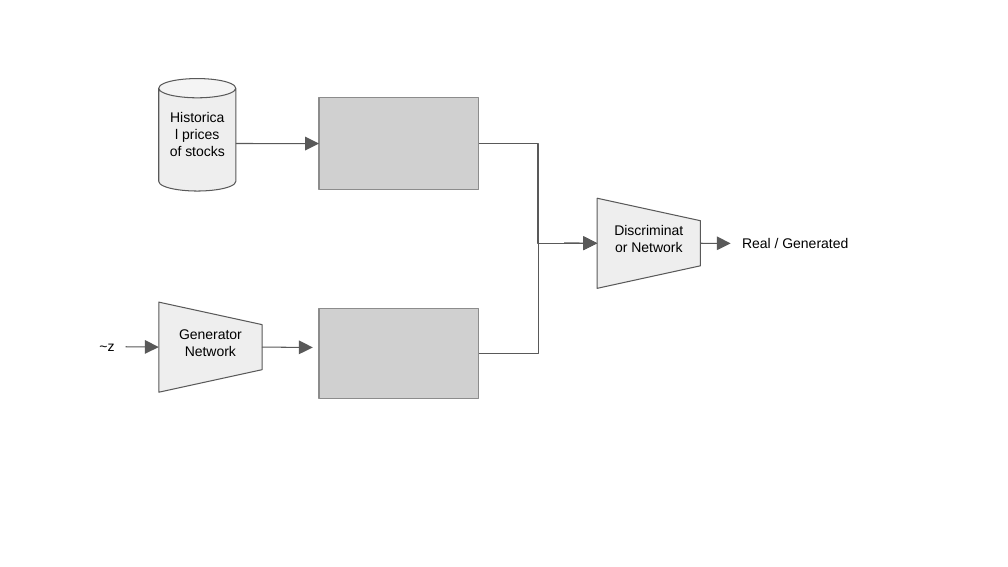
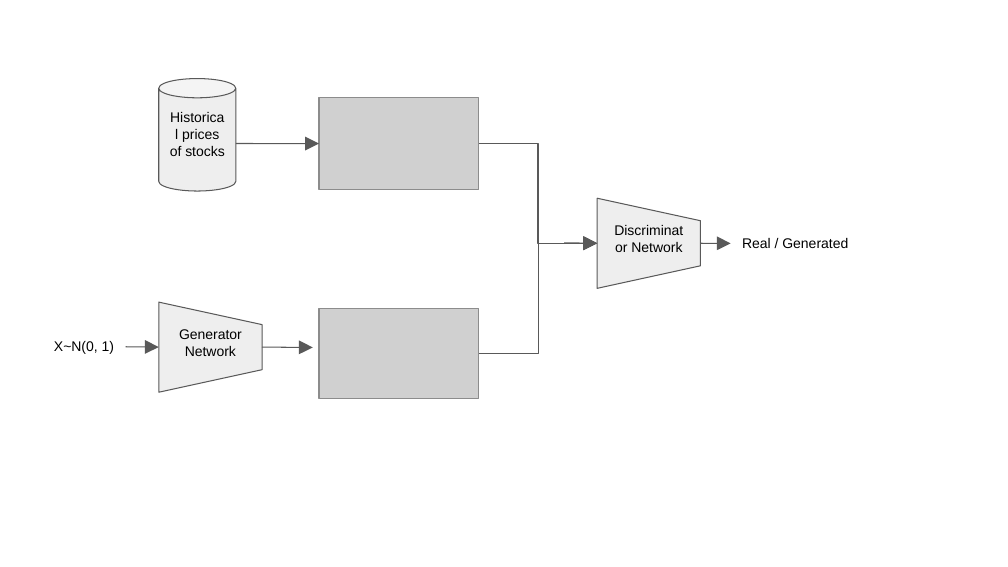
Before and after one commit to MiloMallo/Stock, a slide deck: slide 1 of figures/Stock_GAN.odp. Drawn at 1008x567 pixels with LibreOffice and Linux fonts; fonts in the diff are those of the drawing; grey boxes stand for pictures. Boxes give left, top, right and bottom in pixels: in the first picture for what was removed or moved away, otherwise in the second. Text is boxed around its words. In the diff, an @@ line names an element or a change of style, - is before the commit and + after.

```diff
--- a/figures/Stock_GAN.odp
+++ b/figures/Stock_GAN.odp
@@ text at (54,341,114,354): text changed @@
-~z
+X~N(0, 1)
```
Also in this commit, not shown: 1 other file.
